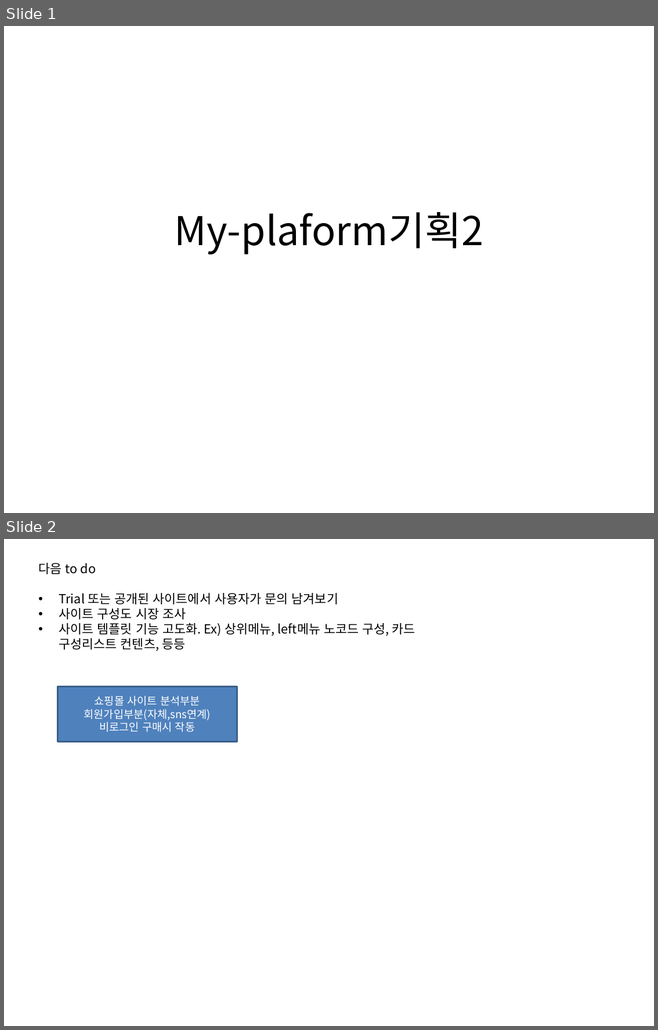
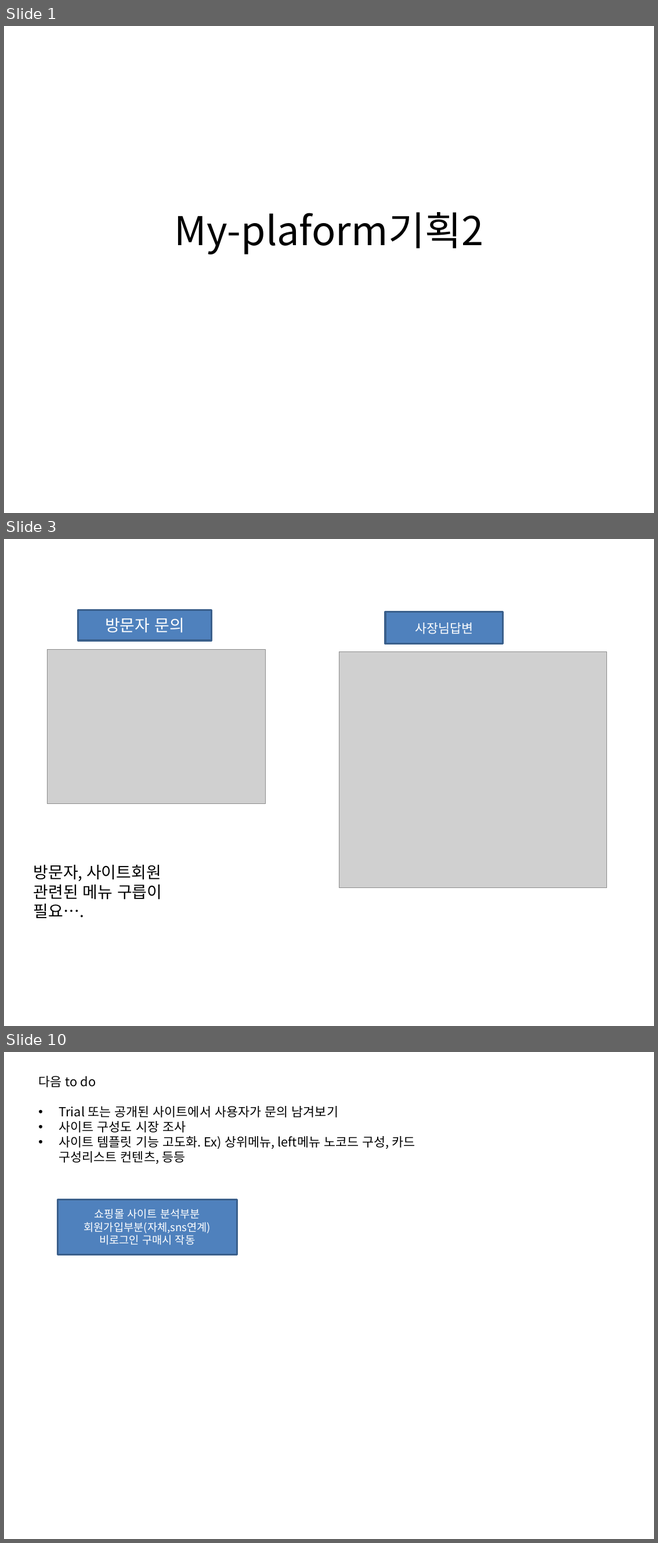
Before and after one commit to oksusoo1/homepageDev, a slide deck: My-plaform기획2.pptx. Shown one above the other, each under a label of ours: slides 1 and 2 before the commit, slides 1, 3 and 10 after it; the slides between them are not shown. The pictures are 658x1030 and 658x1543 pixels, drawn with LibreOffice and Linux fonts; fonts in the diff are those of the drawing; grey boxes stand for pictures. Boxes give left, top, right and bottom in pixels: in the first picture for what was removed or moved away, otherwise in the second. Text is boxed around its words. In the diff, an @@ line names an element or a change of style, - is before the commit and + after.

```diff
--- a/My-plaform기획2.pptx
+++ b/My-plaform기획2.pptx
@@ slide 3 added at (4,539,654,1026), background #FFFFFF @@
@@ rectangle added at (78,610,211,641), fill #4F81BD, outline #3A5F8C 2 pt, 18 pt, text #FFFFFF @@
+방문자 문의
@@ rectangle added at (385,611,503,643), fill #4F81BD, outline #3A5F8C 2 pt, 14 pt, text #FFFFFF @@
+사장님답변
@@ picture added at (48,649,266,803) @@
@@ picture added at (339,652,607,888) @@
@@ text added at (34,865,162,918), 18 pt, text #000000 @@
+방문자, 사이트회원
+관련된 메뉴 구릅이 필요….
@@ what was slide 2 is now slide 10 @@
```
Also in this commit, not shown: 7 other slides added.
